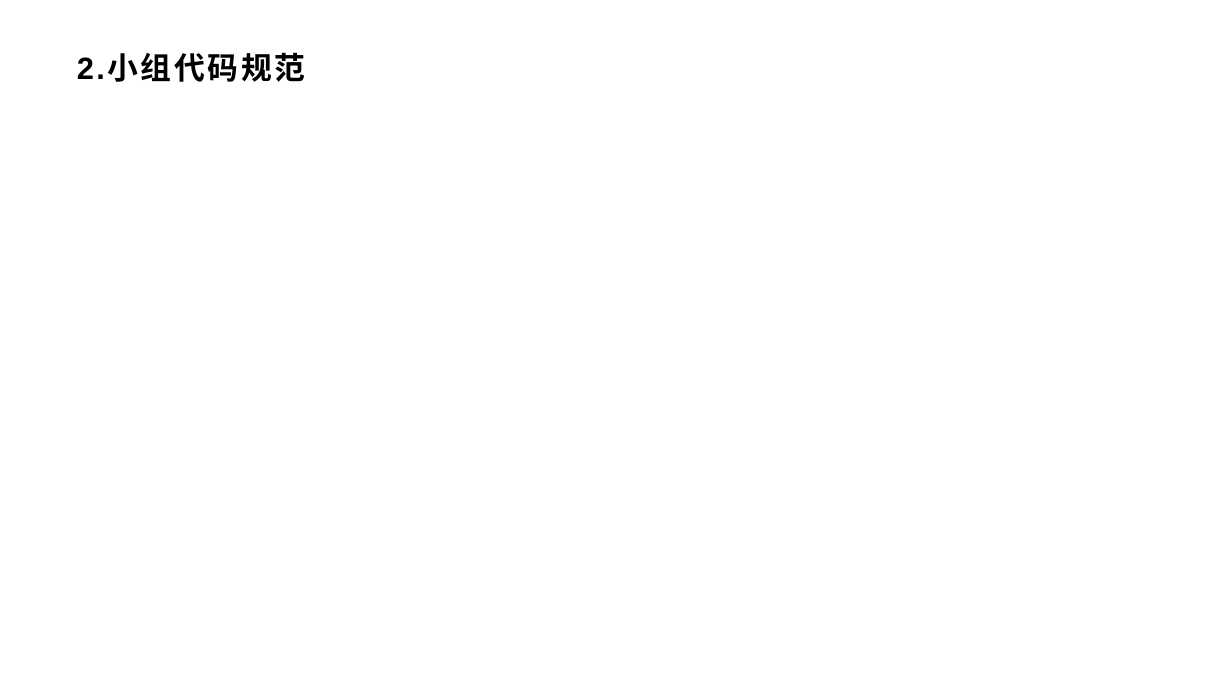
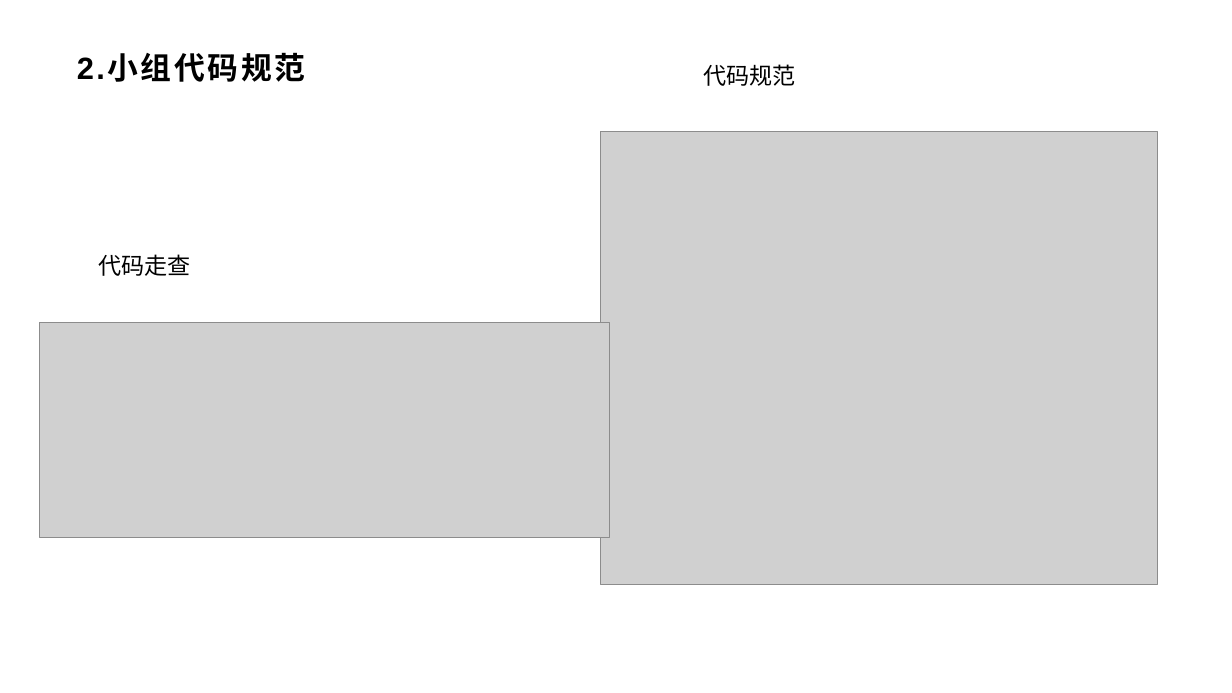
Before and after one commit to xlisses/ruang, a slide deck: slide 4 of 最终评审.pptx. Drawn at 1232x693 pixels with LibreOffice and Linux fonts; fonts in the diff are those of the drawing; grey boxes stand for pictures; background and template pictures are left out. Boxes give left, top, right and bottom in pixels: in the first picture for what was removed or moved away, otherwise in the second. Text is boxed around its words. In the diff, an @@ line names an element or a change of style, - is before the commit and + after.

```diff
--- a/最终评审.pptx
+++ b/最终评审.pptx
@@ text added at (703,64,795,86), 18 pt, text #000000 @@
+代码规范
@@ picture added at (601,132,1157,585) @@
@@ text added at (98,254,190,276), 18 pt, text #000000 @@
+代码走查
@@ picture added at (40,323,610,537) @@
```
Also in this commit, not shown: 3 other slides changed, 6 slides added, 2 slides removed, 20 other files.
